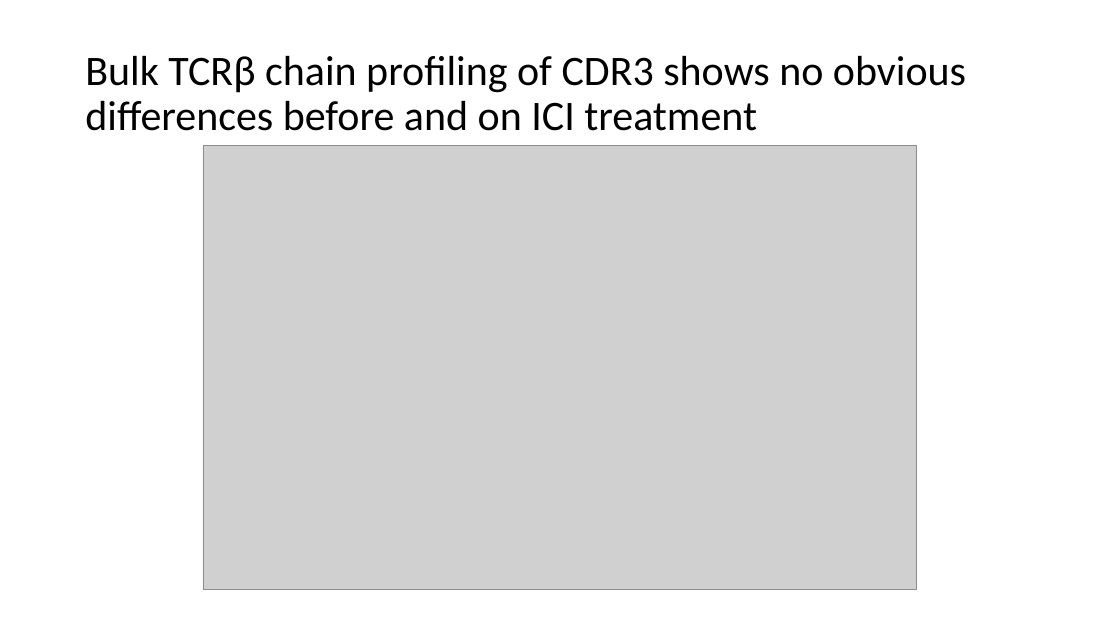
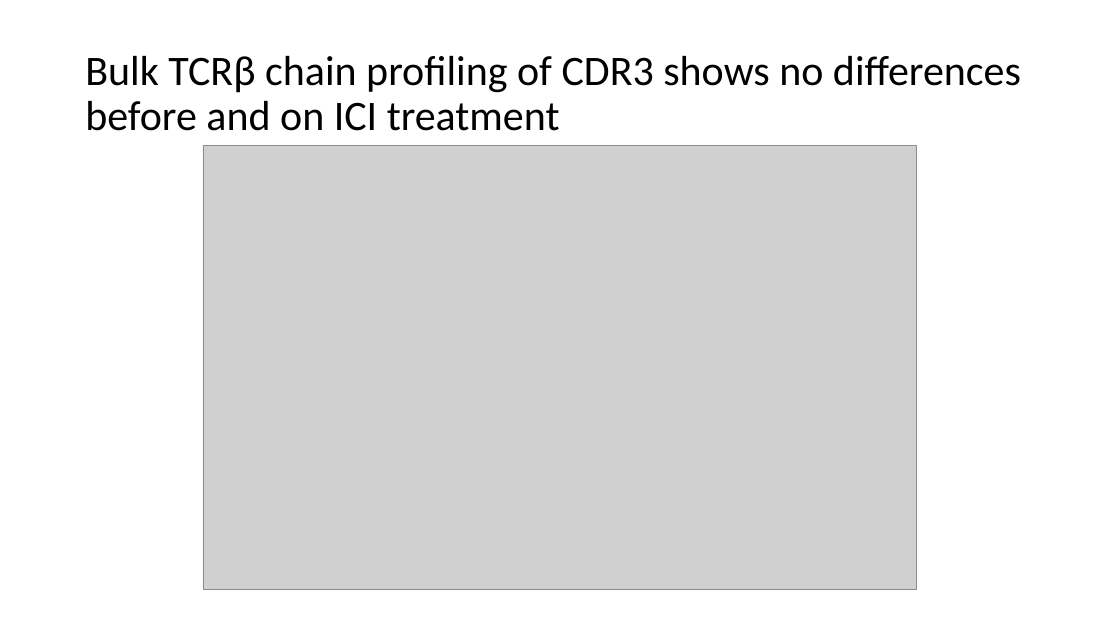
Before and after one commit to tybottorff/bottorffdocs, a slide deck: slide 7 of linsley_postdoc/presentations/weekly_meetings/10_12_23.pptx. Drawn at 1120x630 pixels with LibreOffice and Linux fonts; fonts in the diff are those of the drawing; grey boxes stand for pictures. Boxes give left, top, right and bottom in pixels: in the first picture for what was removed or moved away, otherwise in the second. Text is boxed around its words. In the diff, an @@ line names an element or a change of style, - is before the commit and + after.

```diff
--- a/linsley_postdoc/presentations/weekly_meetings/10_12_23.pptx
+++ b/linsley_postdoc/presentations/weekly_meetings/10_12_23.pptx
@@ title at (x1=85, y1=56, x2=1021, y2=131): text changed @@
-Bulk TCRβ chain profiling of CDR3 shows no obvious differences before and on ICI treatment
+Bulk TCRβ chain profiling of CDR3 shows no differences before and on ICI treatment
```
Also in this commit, not shown: 6 other slides changed, 1 slide added.
